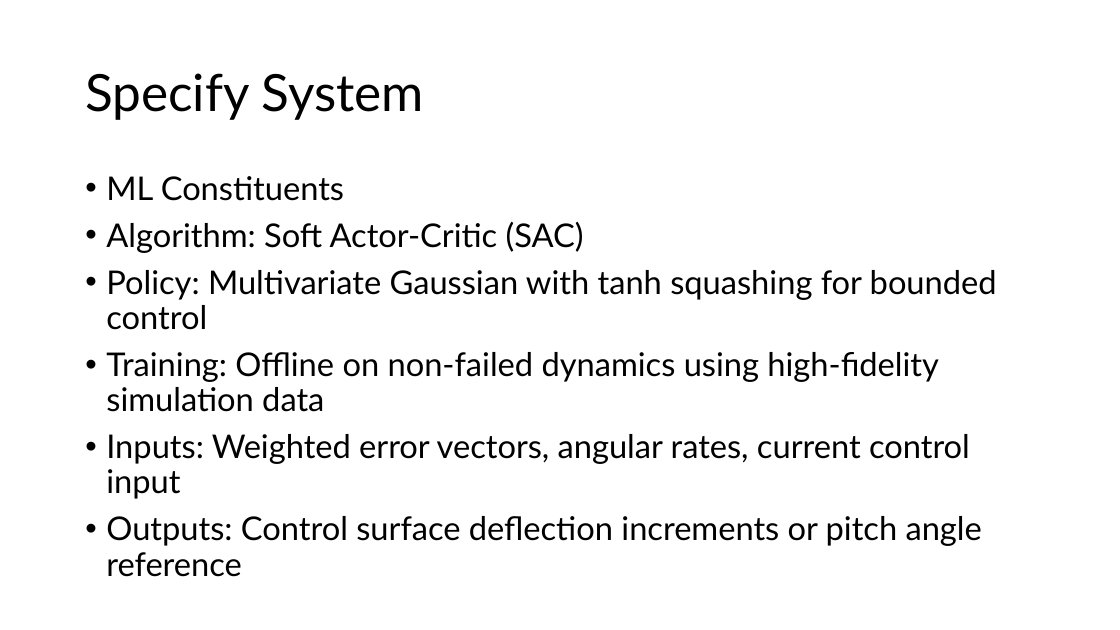
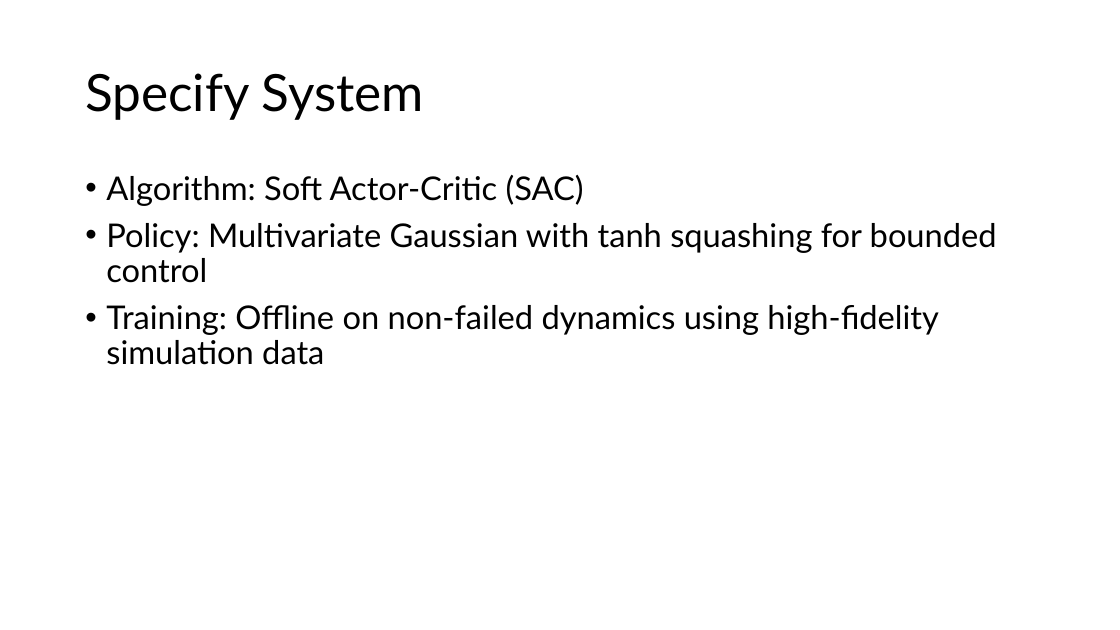
Before and after one commit to Niels149/AIASFault, a slide deck: slide 7 of AIASPres.pptx (slide 8 before the commit). Drawn at 1120x630 pixels with LibreOffice and Linux fonts; fonts in the diff are those of the drawing. Boxes give left, top, right and bottom in pixels: in the first picture for what was removed or moved away, otherwise in the second. Text is boxed around its words. In the diff, an @@ line names an element or a change of style, - is before the commit and + after.

```diff
--- a/AIASPres.pptx
+++ b/AIASPres.pptx
@@ text at box(106, 176, 344, 201): paragraph removed @@
-• ML Constituents
@@ text at box(106, 434, 982, 577): paragraphs removed @@
-• Inputs: Weighted error vectors, angular rates, current control input
-• Outputs: Control surface deflection increments or pitch angle reference
```
Also in this commit, not shown: 3 other slides changed.
